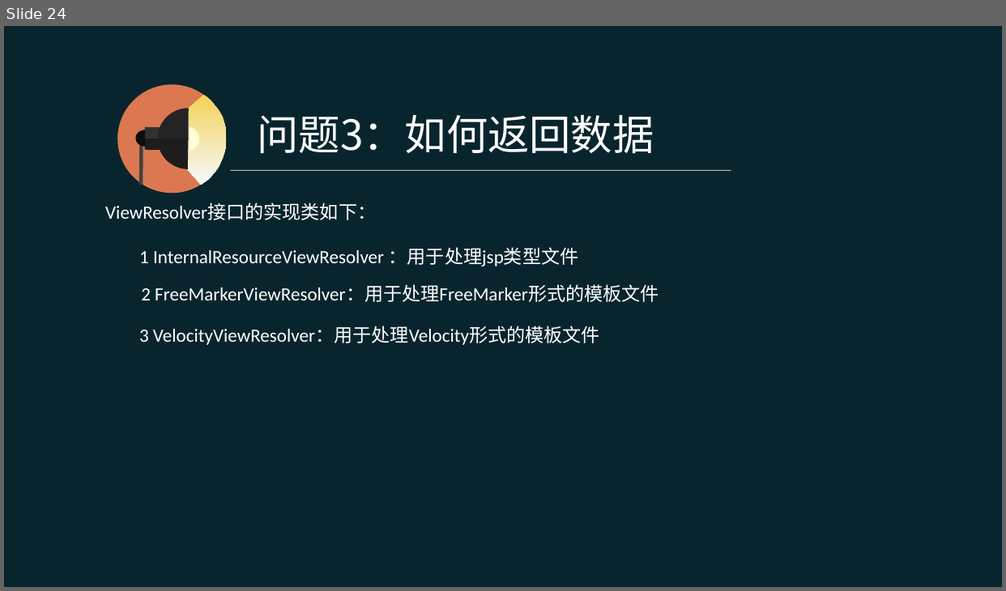
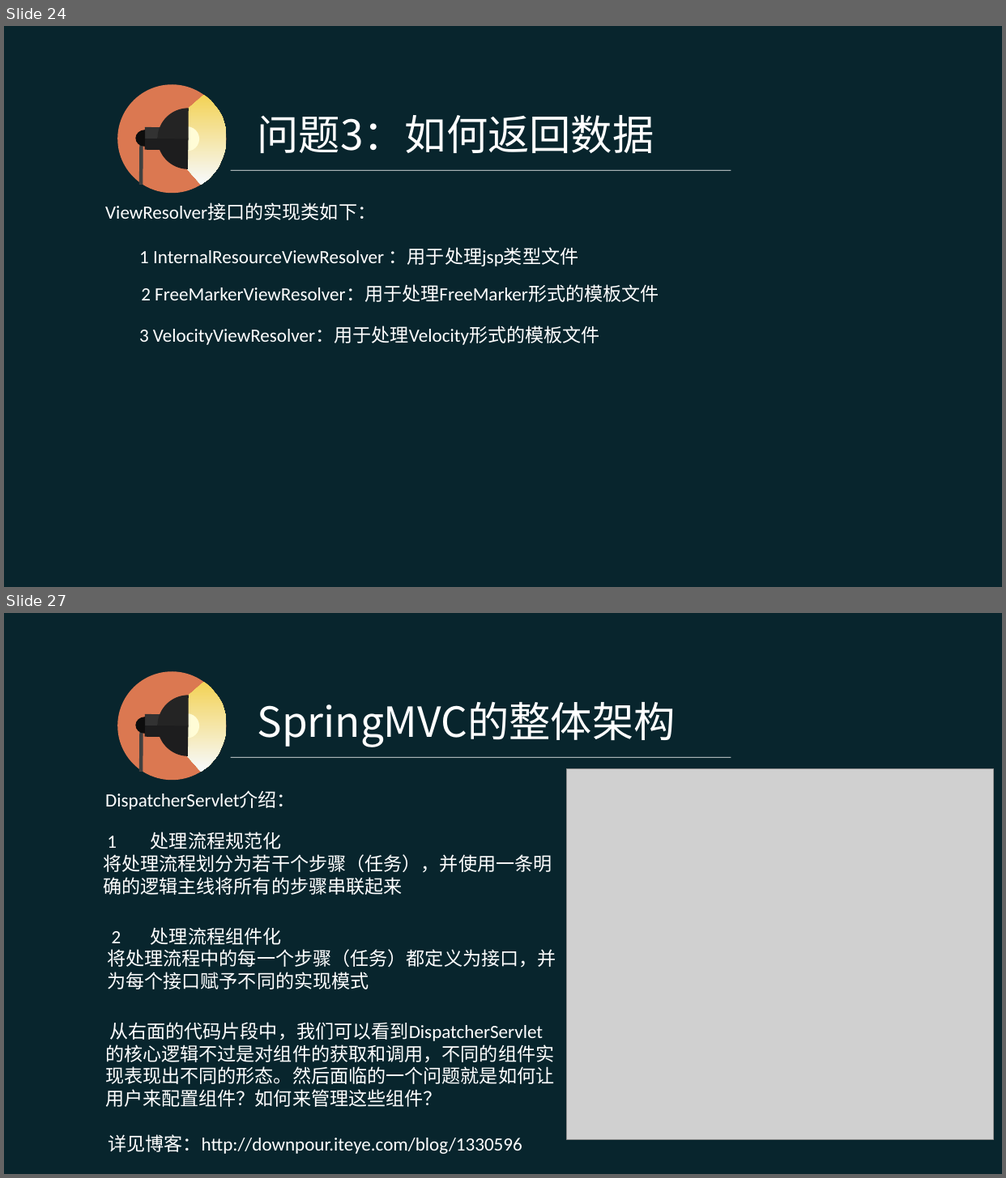
Before and after one commit to pingpangkuangmo/blog, a slide deck: 2015-4/SpringMVC的设计分享.ppt. Shown one above the other, each under a label of ours: slide 24 before the commit, slides 24 and 27 after it; the slides between them are not shown. The pictures are 1006x591 and 1006x1178 pixels, drawn with LibreOffice and Linux fonts; fonts in the diff are those of the drawing; grey boxes stand for pictures. Boxes give left, top, right and bottom in pixels: in the first picture for what was removed or moved away, otherwise in the second. Text is boxed around its words. In the diff, an @@ line names an element or a change of style, - is before the commit and + after.

Commit message:
SpringMVC ppt进行中

```diff
--- a/2015-4/SpringMVC的设计分享.ppt
+++ b/2015-4/SpringMVC的设计分享.ppt
@@ slide 27 added at (4, 613, 1002, 1174), background #08252D @@
@@ text added at (258, 702, 675, 747), 40 pt, text #FFFFFF @@
+SpringMVC的整体架构
@@ group added at (117, 671, 227, 781): 5 freeform shapes, 2 rectangles, 1 ellipse, 1 line @@
@@ line added from (231, 757) to (731, 757), #FFFFFF 0.51 pt @@
@@ picture added at (567, 769, 994, 1139) @@
@@ text added at (105, 791, 296, 810), 18 pt, text #FFFFFF @@
+DispatcherServlet介绍：
@@ text added at (103, 832, 552, 895), 18 pt, text #FFFFFF @@
+1 处理流程规范化
+将处理流程划分为若干个步骤（任务），并使用一条明确的逻辑主线将所有的步骤串联起来
@@ text added at (107, 927, 556, 990), 18 pt, text #FFFFFF @@
+2 处理流程组件化
+将处理流程中的每一个步骤（任务）都定义为接口，并为每个接口赋予不同的实现模式
@@ text added at (105, 1022, 554, 1107), 18 pt, text #FFFFFF @@
+从右面的代码片段中，我们可以看到DispatcherServlet的核心逻辑不过是对组件的获取和调用，不同的组件实现表现出不同的形态。然后面临的一个问题就是如何让用户来配置组件？如何来管理这些组件？
@@ text added at (108, 1135, 522, 1154), 18 pt, text #FFFFFF @@
+详见博客：http://downpour.iteye.com/blog/1330596
```
Also in this commit, not shown: 1 slide changed, 6 other slides added, 1 slide removed.
